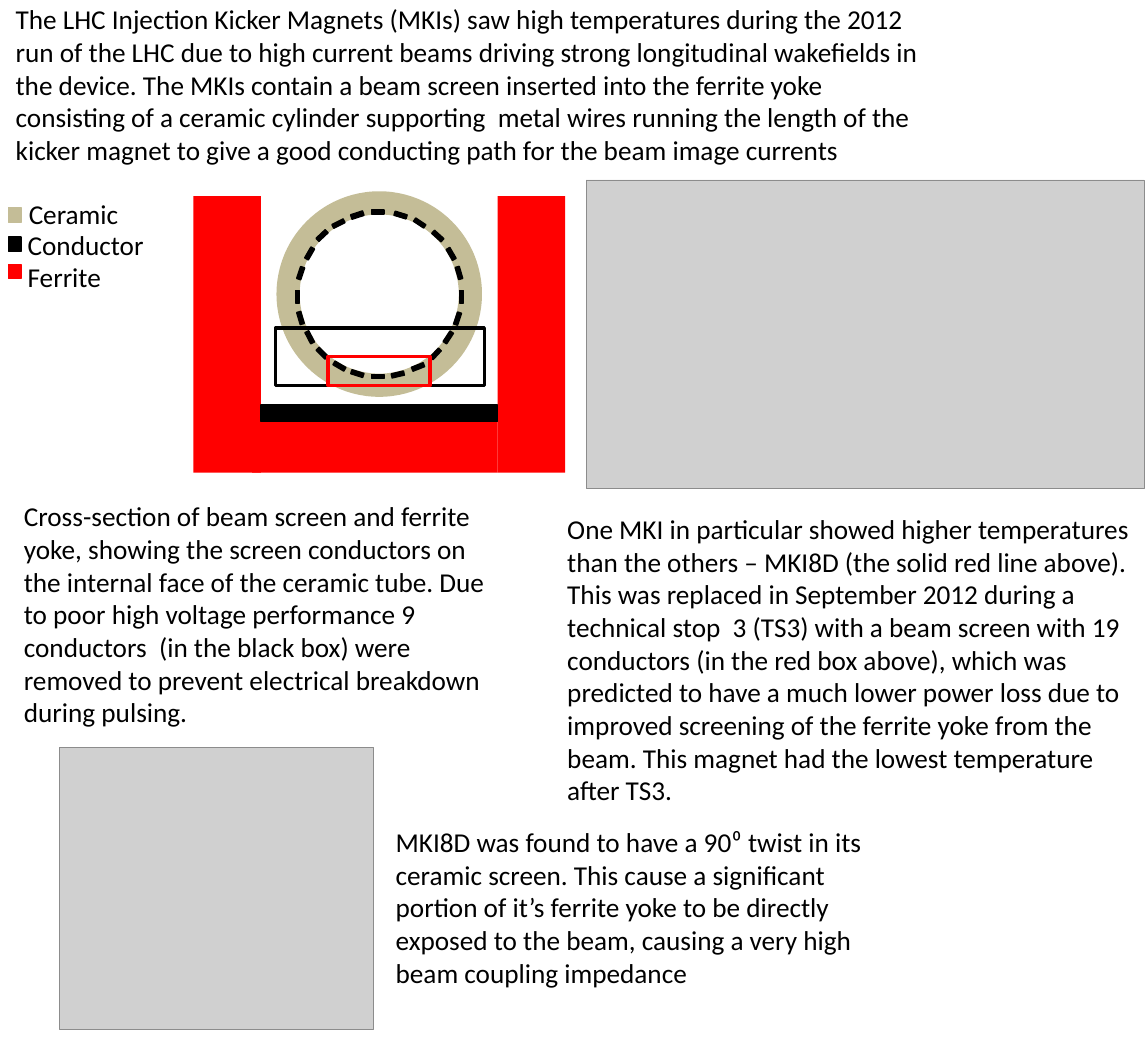
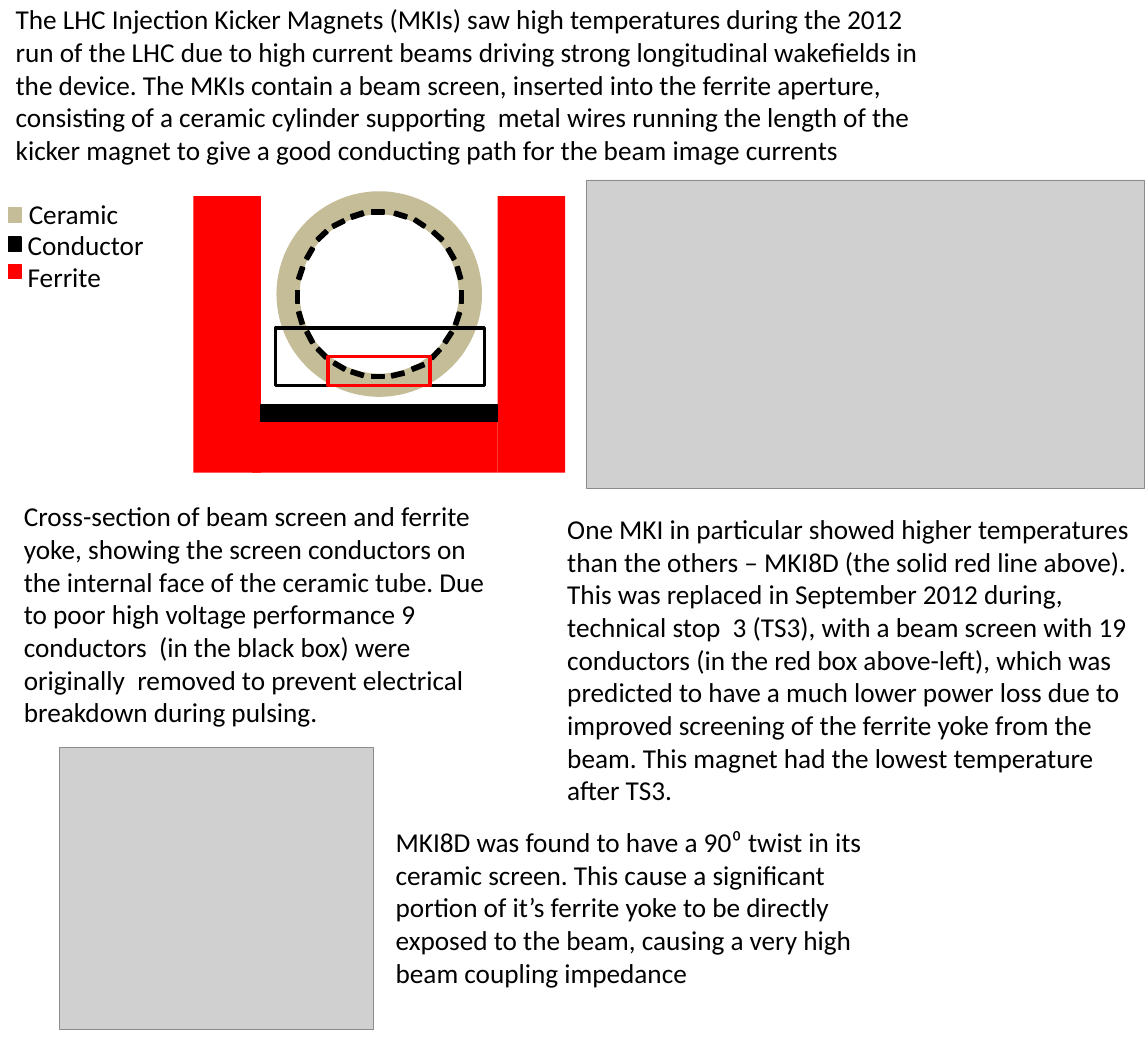
Before and after one commit to Tontonis/IPAC2014, a slide deck: slide 1 of MKIImpedancePoster/introductionPicture.pptx. Drawn at 1148x1044 pixels with LibreOffice and Linux fonts; fonts in the diff are those of the drawing; grey boxes stand for pictures. Boxes give left, top, right and bottom in pixels: in the first picture for what was removed or moved away, otherwise in the second. Text is boxed around its words. In the diff, an @@ line names an element or a change of style, - is before the commit and + after.

Commit message:
Poster updates from M. Barnes

```diff
--- a/MKIImpedancePoster/introductionPicture.pptx
+++ b/MKIImpedancePoster/introductionPicture.pptx
@@ text at (16,9,917,165): text changed @@
-The LHC Injection Kicker Magnets (MKIs) saw high temperatures during the 2012 run of the LHC due to high current beams driving strong longitudinal wakefields in the device. The MKIs contain a beam screen inserted into the ferrite yoke consisting of a ceramic cylinder supporting metal wires running the length of the kicker magnet to give a good conducting path for the beam image currents
+The LHC Injection Kicker Magnets (MKIs) saw high temperatures during the 2012 run of the LHC due to high current beams driving strong longitudinal wakefields in the device. The MKIs contain a beam screen, inserted into the ferrite aperture, consisting of a ceramic cylinder supporting metal wires running the length of the kicker magnet to give a good conducting path for the beam image currents
@@ text at (24,507,484,727): text changed @@
-Cross-section of beam screen and ferrite yoke, showing the screen conductors on the internal face of the ceramic tube. Due to poor high voltage performance 9 conductors (in the black box) were removed to prevent electrical breakdown during pulsing.
+Cross-section of beam screen and ferrite yoke, showing the screen conductors on the internal face of the ceramic tube. Due to poor high voltage performance 9 conductors (in the black box) were originally removed to prevent electrical breakdown during pulsing.
@@ text at (567,520,1128,801): text changed @@
-One MKI in particular showed higher temperatures than the others – MKI8D (the solid red line above). This was replaced in September 2012 during a technical stop 3 (TS3) with a beam screen with 19 conductors (in the red box above), which was predicted to have a much lower power loss due to improved screening of the ferrite yoke from the beam. This magnet had the lowest temperature after TS3.
+One MKI in particular showed higher temperatures than the others – MKI8D (the solid red line above). This was replaced in September 2012 during, technical stop 3 (TS3), with a beam screen with 19 conductors (in the red box above-left), which was predicted to have a much lower power loss due to improved screening of the ferrite yoke from the beam. This magnet had the lowest temperature after TS3.
```
Also in this commit, not shown: 4 other files.
